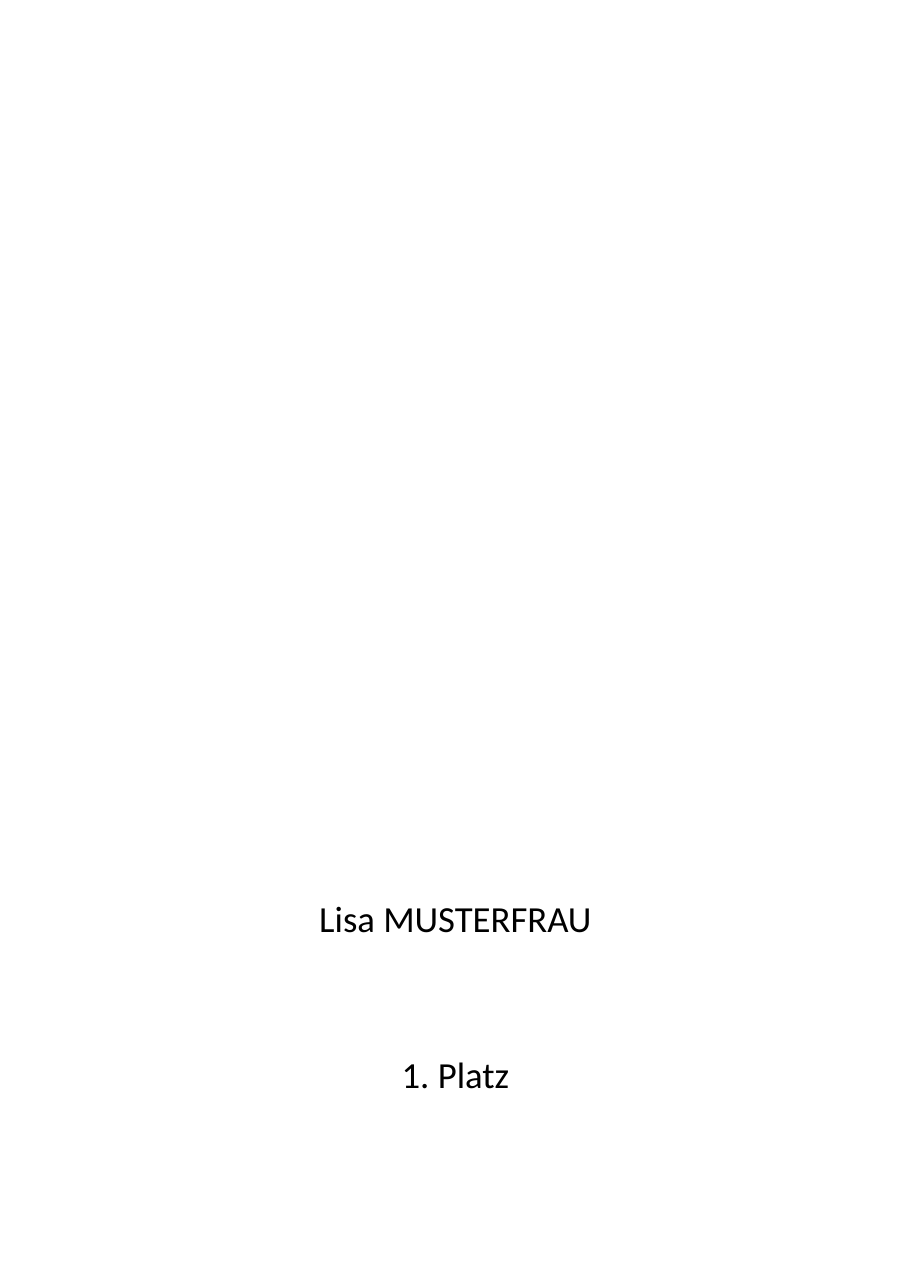
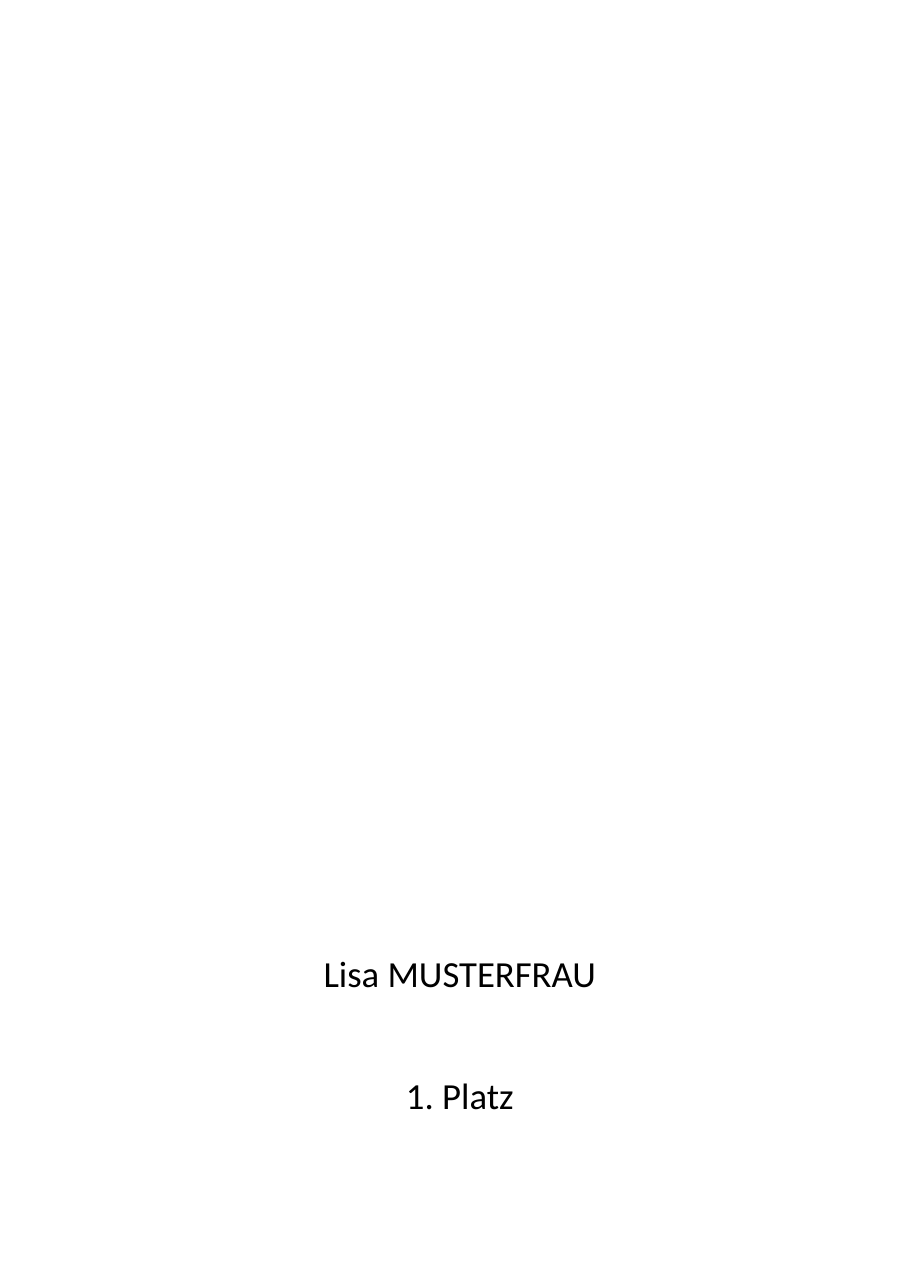
Before and after one commit to mahiso/JudoShiai, a slide deck: slide 1 of custom-examples/RTSV/urkunde_druck_blanco.odp. Drawn at 911x1288 pixels with LibreOffice and Linux fonts; fonts in the diff are those of the drawing. Boxes give left, top, right and bottom in pixels: in the first picture for what was removed or moved away, otherwise in the second. Text is boxed around its words. In the diff, an @@ line names an element or a change of style, - is before the commit and + after.

```diff
--- a/custom-examples/RTSV/urkunde_druck_blanco.odp
+++ b/custom-examples/RTSV/urkunde_druck_blanco.odp
@@ subtitle "Lisa MUSTERFRAU": place and size @@
-subtitle "Lisa MUSTERFRAU" at [319,906,591,933]
+subtitle "Lisa MUSTERFRAU" at [324,961,596,988]
@@ text "1. Platz": place and size @@
-text "1. Platz" at [402,1062,509,1089]
+text "1. Platz" at [406,1083,513,1110]
```
Also in this commit, not shown: 1 other file.
